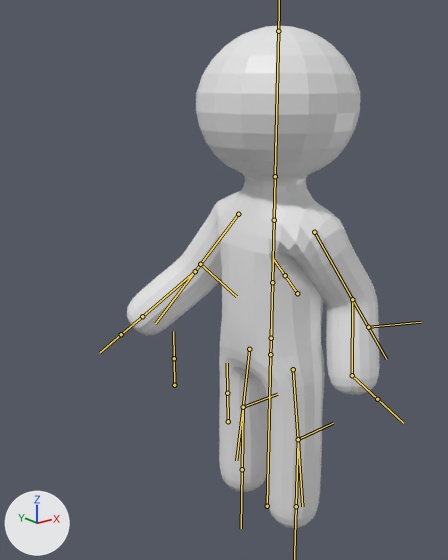
One commit to the FBX model Assets/Models/Character/Character.fbx: the scene before it, then after it.
One viewpoint serves both versions: a 50 mm lens placed at (-1.26, -1.335, 1.38), pointed at (-0.134, 0.073, 0.817). The lights are fixed; the arrows at lower left show +X, +Y and +Z. Both versions are drawn at frame 1 of the action 'CharacterArmature|Charge.002'; the numbers are the values there. The bones that bend it are drawn over the model as lines.

In view in the first picture: 'Character'.
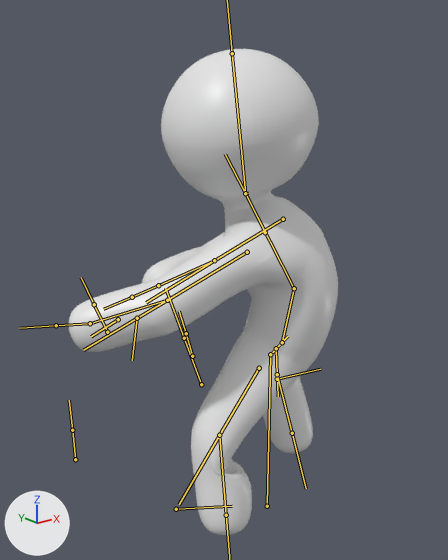
Location of each change, [x1, y1, x2, y2] in pixels of the pictures (448 x 560 px):
'Character', posed (7% wider)
    before: [127, 26, 379, 528]
    after: [68, 49, 338, 535]
bone 'Body.001', root to tip
    before: (270, 354) to (271, 329)
    after: (270, 354) to (288, 336)
bone 'Body.002', root to tip
    before: (271, 338) to (272, 282)
    after: (282, 342) to (294, 288)
bone 'Body.003', root to tip
    before: (272, 282) to (275, 176)
    after: (294, 288) to (245, 193)
bone 'Hand.001.L', root to tip
    before: (314, 232) to (352, 299)
    after: (247, 252) to (167, 300)
bone 'Hand.001.R', root to tip
    before: (238, 214) to (195, 271)
    after: (283, 219) to (214, 260)
bone 'Neck.002', root to tip
    before: (275, 176) to (277, 176)
    after: (245, 193) to (248, 193)
bone 'Hand.IK.L', root to tip
    before: (368, 327) to (421, 322)
    after: (137, 318) to (132, 360)
bone 'Hand.002.L', root to tip
    before: (352, 299) to (352, 375)
    after: (167, 300) to (90, 323)
bone 'Hand.IK.R', root to tip
    before: (200, 264) to (236, 296)
    after: (118, 319) to (91, 336)
bone 'Hand.002.R', root to tip
    before: (195, 271) to (142, 316)
    after: (214, 260) to (158, 285)
bone 'Leg.001.L', root to tip
    before: (293, 369) to (298, 439)
    after: (259, 368) to (219, 435)
bone 'Leg.001.R', root to tip
    before: (249, 349) to (243, 407)
    after: (276, 348) to (277, 374)
bone 'Leg.IK.L', root to tip
    before: (298, 439) to (333, 423)
    after: (176, 509) to (232, 506)
bone 'Leg.002.L', root to tip
    before: (298, 439) to (296, 506)
    after: (219, 435) to (226, 515)
bone 'Leg.IK.R', root to tip
    before: (243, 407) to (277, 394)
    after: (277, 379) to (320, 369)
bone 'Leg.002.R', root to tip
    before: (243, 407) to (242, 469)
    after: (277, 374) to (292, 433)

What the commit changed:
Bone 'Body.001' (bone_body_001) turns from (0, 0, 0) to (46, -58, -10) degrees about its own x, y and z.
Bone 'Body.002' (bone_body_002) turns from (0, 0, 0) to (-27, 2, 4) degrees about its own x, y and z.
Bone 'Body.003' (bone_body_003) turns from (0, 0, 0) to (-38, -1, 7) degrees about its own x, y and z.
Bone 'Hand.001.L' (bone_hand_001_l) turns from (32, 8, 85) to (-51, -10, 15) degrees about its own x, y and z.
Bone 'Hand.001.R' (bone_hand_001_r) turns from (-19, 19, -65) to (-123, -8, -7) degrees about its own x, y and z.
Bone 'Neck.002' (bone_neck_002) turns from (0, 0, 0) to (13, 21, -51) degrees about its own x, y and z.
Bone 'Hand.IK.L' (bone_hand_ik_l) moves from (-0.288, 0.178, 0.185) to (-0.011, -0.246, 0.028).
Bone 'Hand.IK.L' (bone_hand_ik_l) turns from (-40, 71, -33) to (-64, 9, 16) degrees about its own x, y and z.
Bone 'Hand.002.L' (bone_hand_002_l) moves from (0.017, -0.079, -0.069) to (0.01, -0.081, -0.029).
Bone 'Hand.IK.R' (bone_hand_ik_r) moves from (0.164, -0.062, 0.134) to (0.027, -0.468, 0.551).
Bone 'Hand.IK.R' (bone_hand_ik_r) turns from (1, -64, -44) to (-161, -12, 5) degrees about its own x, y and z.
Bone 'Hand.002.R' (bone_hand_002_r) moves from (-0.004, 0.031, 0.011) to (-0.026, -0.26, -0.201).
Bone 'Leg.001.L' (bone_leg_001_l) turns from (0, -5, 0) to (12, -7, -21) degrees about its own x, y and z.
Bone 'Leg.001.R' (bone_leg_001_r) turns from (0, 5, 0) to (20, -30, 31) degrees about its own x, y and z.
Bone 'Leg.IK.L' (bone_leg_ik_l) moves from (0.0, 0.0, 0.0) to (-0.091, -0.361, -0.122).
Bone 'Leg.IK.L' (bone_leg_ik_l) turns from (1, 0, 0) to (4, -11, -40) degrees about its own x, y and z.
Bone 'Leg.002.L' (bone_leg_002_l) moves from (0.0, 0.0, 0.0) to (-0.052, -0.178, 0.13).
Bone 'Leg.IK.R' (bone_leg_ik_r) moves from (0.0, 0.0, 0.0) to (-0.05, 0.196, 0.022).
Bone 'Leg.IK.R' (bone_leg_ik_r) turns from (0, 0, 0) to (14, 0, -37) degrees about its own x, y and z.
Bone 'Leg.002.R' (bone_leg_002_r) moves from (0.0, 0.0, 0.0) to (0.027, -0.029, 0.003).
